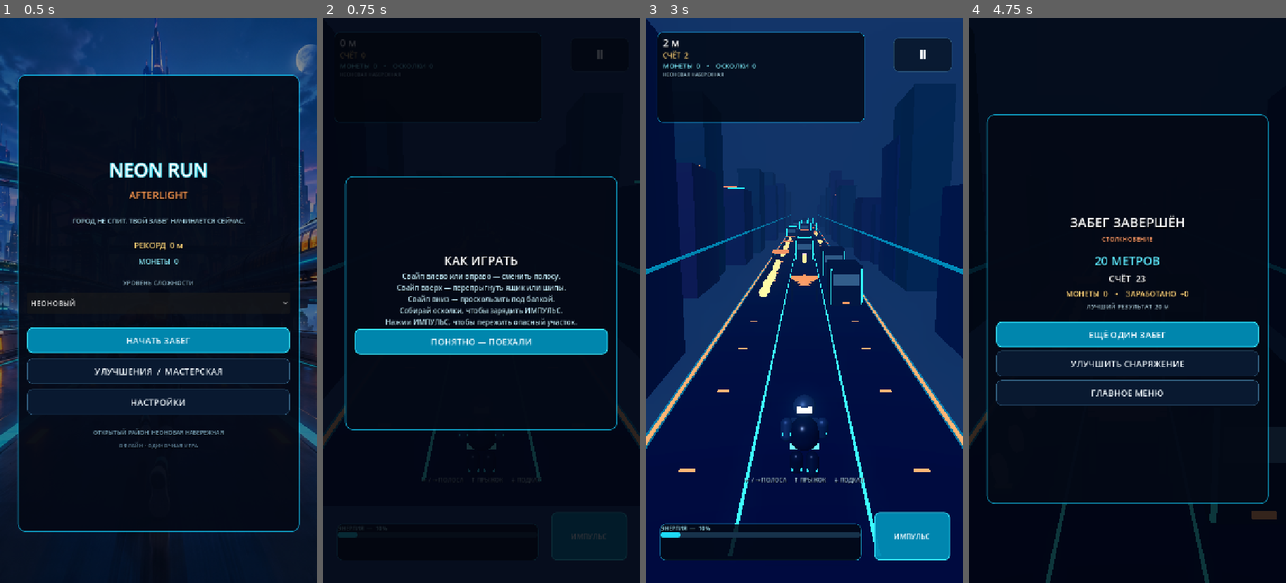
Above: before the commit, frames 1-4 (left to right).
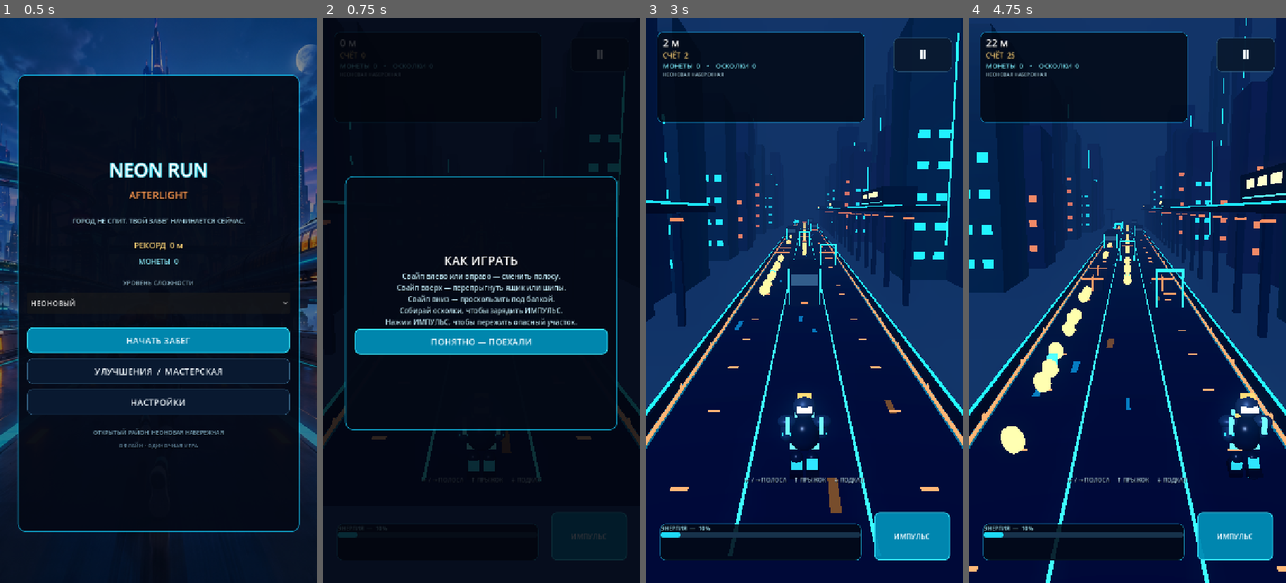
Above: after the commit, the same moments.

Repository: exeteee/neon-run-afterlight
Game: Godot game, scene res://scenes/main.tscn
The game is run twice, just before and just after one commit, with the same random seed, the same clock (stepped at 60 frames per second) and the same inputs.
Inputs (mouse positions are in pixels of both pictures, inside the frame that each line leads up to):
- Up to frame 1 (0.5 s): no input
- Up to frame 2 (0.75 s): click "НАЧАТЬ ЗАБЕГ" at 0.5 s
- Up to frame 3 (3 s): click "Ⅱ" at 1.25 s; click "ИМПУЛЬС" at 2 s; click "ПОНЯТНО — ПОЕХАЛИ" at 2.75 s
- Up to frame 4 (4.75 s): tap Enter at 3.5 s; move the mouse to (1197, 272) at 3.52 s; hold Right 3.53-4.25 s; tap Shift at 3.6 s; click (1197, 272) at 3.67 s; tap Space at 3.77 s; drag from (1064, 328) to (1111, 413) at 4.27 s

Frame 1 is identical in both runs. In frame 2, 0.8% of the frame differs, in the area x 0-100%, y 9-81%; in frame 3, 12%; in frame 4, 79%, in the area x 0-100%, y 0-100%.

Commit message:
Upgrade runner controls and neon-city 3D environment

Diff:
--- a/scripts/main.gd
+++ b/scripts/main.gd
@@ -147,6 +147,30 @@
     _update_hud()
 
 
+func _input(event: InputEvent) -> void:
+    # Read touch gestures before Control nodes can consume them. This makes the
+    # whole game viewport a swipe surface, just like a mobile endless runner.
+    if mode != "running":
+        touch_active = false
+        return
+    if event is InputEventScreenTouch:
+        if event.index != 0:
+            return
+        if event.pressed:
+            touch_start = event.position
+            touch_active = true
+        elif touch_active:
+            var swipe_delta: Vector2 = event.position - touch_start
+            touch_active = false
+            if swipe_delta.length() >= swipe_min_distance:
+                _interpret_swipe(swipe_delta)
+    elif event is InputEventScreenDrag and touch_active:
+        var drag: Vector2 = event.position - touch_start
+        if drag.length() >= swipe_min_distance:
+            touch_active = false
+            _interpret_swipe(drag)
+
+
 func _unhandled_input(event: InputEvent) -> void:
     if event is InputEventKey and event.pressed and not event.echo and event.keycode == KEY_ESCAPE:
         if mode == "running":
@@ -158,19 +182,7 @@
         return
     if mode != "running":
         return
-    if event is InputEventScreenTouch:
-        if event.pressed:
-            touch_start = event.position
-            touch_active = true
-        elif touch_active:
-            touch_active = false
-            _interpret_swipe(event.position - touch_start)
-    elif event is InputEventScreenDrag and touch_active:
-        var drag: Vector2 = event.position - touch_start
-        if drag.length() > swipe_min_distance:
-            _interpret_swipe(drag)
-            touch_start = event.position
-    elif event is InputEventKey and event.pressed and not event.echo:
+    if event is InputEventKey and event.pressed and not event.echo:
         match event.keycode:
             KEY_LEFT, KEY_A:
                 _change_lane(-1)
@@ -203,6 +215,7 @@
     world_root = Node3D.new()
     world_root.name = "World"
     add_child(world_root)
+    _add_city_backdrop()
 
     world_environment = WorldEnvironment.new()
     var environment := Environment.new()
@@ -241,6 +254,28 @@
         segments.append(segment)
 
 
+
+func _add_city_backdrop() -> void:
+    var city_texture: Texture2D = load("res://assets/city_horizon.jpg")
+    if city_texture == null:
+        push_warning("City horizon texture is missing; using the procedural skyline only.")
+        return
+    var backdrop_mesh := QuadMesh.new()
+    backdrop_mesh.size = Vector2(470.0, 132.0)
+    var backdrop := MeshInstance3D.new()
+    backdrop.name = "DistantNeonSkyline"
+    backdrop.mesh = backdrop_mesh
+    backdrop.position = Vector3(0.0, 66.0, -238.0)
+    var backdrop_material := StandardMaterial3D.new()
+    backdrop_material.albedo_texture = city_texture
+    backdrop_material.shading_mode = BaseMaterial3D.SHADING_MODE_UNSHADED
+    backdrop_material.texture_filter = BaseMaterial3D.TEXTURE_FILTER_LINEAR_WITH_MIPMAPS
+    backdrop_material.cull_mode = BaseMaterial3D.CULL_DISABLED
+    backdrop.material_override = backdrop_material
+    backdrop.cast_shadow = GeometryInstance3D.SHADOW_CASTING_SETTING_OFF
+    world_root.add_child(backdrop)
+
+
 func _build_runner() -> void:
     runner_root = Node3D.new()
     runner_root.name = "Courier"
@@ -265,6 +300,12 @@
     _add_box(runner_body, Vector3(0.26, 0.42, 0.28), Vector3(0.0, 1.26, -0.35), orange)
     _add_box(runner_body, Vector3(0.13, 0.5, 0.06), Vector3(0.0, 1.27, -0.51), cyan)
     _add_box(runner_body, Vector3(0.72, 0.09, 0.13), Vector3(0.0, 0.84, 0.0), cyan)
+    for side in [-1.0, 1.0]:
+        var shoulder := _add_sphere(runner_body, 0.19, Vector3(side * 0.42, 1.48, -0.02), armor)
+        shoulder.scale = Vector3(1.20, 0.78, 1.05)
+        _add_box(runner_body, Vector3(0.10, 0.38, 0.16), Vector3(side * 0.40, 1.45, 0.16), cyan)
+        _add_box(runner_body, Vector3(0.08, 0.52, 0.08), Vector3(side * 0.20, 1.30, -0.50), cyan)
+    _add_box(runner_body, Vector3(0.34, 0.12, 0.12), Vector3(0.0, 2.12, 0.02), orange)
 
     left_arm = _build_limb(runner_body, Vector3(-0.43, 1.46, 0.0), 0.14, 0.56, armor)
     right_arm = _build_limb(runner_body, Vector3(0.43, 1.46, 0.0), 0.14, 0.56, armor)
@@ -279,6 +320,12 @@
     _add_capsule(limb, radius, height, Vector3(0.0, -height * 0.30, 0.0), material)
     var glow := _material(Color("#30dff4"), 0.35, 0.2, true, 0.8)
     _add_box(limb, Vector3(radius * 1.65, 0.06, radius * 1.7), Vector3(0.0, -height * 0.46, 0.0), glow)
+    if height > 0.60:
+        var boot_mat := _material(Color("#0a1426"), 0.52, 0.22)
+        var sole_mat := _material(Color("#27e4ff"), 0.18, 0.16, true, 1.15)
+        _add_box(limb, Vector3(0.32, 0.18, 0.42), Vector3(0.0, -height * 0.55, 0.08), boot_mat)
+        _add_box(limb, Vector3(0.31, 0.045, 0.40), Vector3(0.0, -height * 0.66, 0.08), sole_mat)
+        _add_box(limb, Vector3(0.25, 0.28, 0.10), Vector3(0.0, -height * 0.25, 0.13), glow)
     return limb
 
 
@@ -290,7 +337,7 @@
 
     var zone_index := int(floor(maxf(distance_m, 0.0) / ZONE_LENGTH)) % 3
     var palette: Array = ZONE_COLORS[zone_index]
-    var road_mat := _material(palette[0], 0.48, 0.22)
+    var road_mat := _material(palette[0], 0.58, 0.16)
     var rail_mat := _material(palette[1], 0.45, 0.22, true, 0.65)
     var accent_mat := _material(palette[3], 0.28, 0.18, true, 1.65)
     var warm_mat := _material(palette[2], 0.26, 0.22, true, 1.35)
@@ -303,10 +350,32 @@
     _add_box(segment, Vector3(0.10, 0.08, SEGMENT_LENGTH), Vector3(-4.4, 0.22, 0.0), warm_mat)
     _add_box(segment, Vector3(0.10, 0.08, SEGMENT_LENGTH), Vector3(4.4, 0.22, 0.0), warm_mat)
 
-    for stripe_index in range(4):
-        var stripe_z := -8.2 + float(stripe_index) * 5.4
+    for stripe_index in range(5):
+        var stripe_z := -8.8 + float(stripe_index) * 4.4
         _add_box(segment, Vector3(0.42, 0.035, 0.11), Vector3(-3.0, -0.02, stripe_z), warm_mat)
         _add_box(segment, Vector3(0.42, 0.035, 0.11), Vector3(3.0, -0.02, stripe_z), warm_mat)
+
+    # Reflective road streaks imitate wet neon asphalt without expensive
+    # real-time reflections on entry-level Android GPUs.
+    var wet_cyan := _material(Color("#1aa8d2"), 0.34, 0.12, true, 0.32)
+    var wet_amber := _material(Color("#b66a28"), 0.28, 0.14, true, 0.28)
+    for puddle_index in range(5):
+        var puddle_x: float = rng.randf_range(-3.85, 3.85)
+        var puddle_z: float = rng.randf_range(-9.0, 9.0)
+        var puddle_width: float = rng.randf_range(0.10, 0.34)
+        var puddle_length: float = rng.randf_range(0.65, 2.25)
+        var puddle_material: Material = wet_cyan if puddle_index % 2 == 0 else wet_amber
+        var puddle := _add_box(segment, Vector3(puddle_width, 0.012, puddle_length), Vector3(puddle_x, -0.030, puddle_z), puddle_material)
+        puddle.cast_shadow = GeometryInstance3D.SHADOW_CASTING_SETTING_OFF
+
+    var barrier_mat := _material(Color("#111d34"), 0.52, 0.30)
+    var barrier_glow := _material(palette[3], 0.20, 0.18, true, 1.05)
+    for side in [-1.0, 1.0]:
+        _add_box(segment, Vector3(0.24, 0.68, SEGMENT_LENGTH), Vector3(side * 4.66, 0.28, 0.0), barrier_mat)
+        _add_box(segment, Vector3(0.08, 0.08, SEGMENT_LENGTH), Vector3(side * 4.66, 0.67, 0.0), barrier_glow)
+        for post_index in range(4):
+            var post_z: float = -8.2 + float(post_index) * 5.45
+            _add_box(segment, Vector3(0.32, 0.18, 0.24), Vector3(side * 4.66, 0.16, post_z), warm_mat)
 
     _add_city_decor(segment, zone_index, palette)
     if not safe_start:
@@ -315,31 +384,123 @@
 
 
 func _add_city_decor(segment: Node3D, zone_index: int, palette: Array) -> void:
-    var building_colors := [Color("#172c55"), Color("#20254e"), Color("#123e50"), Color("#2a2650")]
+    var building_colors: Array[Color] = [
+        Color("#101c3b"), Color("#17264a"), Color("#123a4c"), Color("#24224d"),
+        Color("#132d55"), Color("#1b3152")
+    ]
     for side in [-1.0, 1.0]:
-        for b in range(2):
-            var height := rng.randf_range(7.0, 17.0) * (1.12 if zone_index == 2 else 1.0)
-            var width := rng.randf_range(2.4, 3.5)
-            var depth := rng.randf_range(7.0, 10.0)
-            var x: float = float(side) * rng.randf_range(7.2, 10.5)
-            var z := rng.randf_range(-8.0, 8.0)
-            var base := _material(building_colors[rng.randi_range(0, building_colors.size() - 1)], 0.35, 0.32)
+        for building_index in range(2):
+            var height: float = rng.randf_range(15.0, 28.0) * (1.18 if zone_index == 2 else 1.0)
+            var width: float = rng.randf_range(3.4, 5.2)
+            var depth: float = rng.randf_range(7.5, 10.5)
+            var x: float = float(side) * rng.randf_range(11.2, 16.8)
+            var z: float = rng.randf_range(-8.5, 8.5)
+            var building_color: Color = building_colors[rng.randi_range(0, building_colors.size() - 1)]
+            var base := _material(building_color, 0.48, 0.32)
             var tower := _add_box(segment, Vector3(width, height, depth), Vector3(x, height * 0.5 - 0.1, z), base)
             tower.cast_shadow = GeometryInstance3D.SHADOW_CASTING_SETTING_OFF
-            var glow_color: Color = palette[3] if b == 0 else palette[2]
-            var window_mat := _material(glow_color, 0.25, 0.18, true, 1.2)
-            for floor_index in range(2, int(height / 2.4)):
-                if rng.randf() < 0.65:
-                    var wy := float(floor_index) * 2.0
-                    _add_box(segment, Vector3(width * 0.56, 0.10, 0.06), Vector3(x, wy, z - depth * 0.51 - 0.035), window_mat)
-            var roof_bar := _add_box(segment, Vector3(width * 0.72, 0.12, 0.12), Vector3(x, height + 0.1, z), window_mat)
-            roof_bar.cast_shadow = GeometryInstance3D.SHADOW_CASTING_SETTING_OFF
-
-    var overhead_mat := _material(palette[1], 0.32, 0.25, true, 0.8)
-    _add_box(segment, Vector3(0.12, 0.12, SEGMENT_LENGTH), Vector3(-5.5, 4.4, 0.0), overhead_mat)
-    _add_box(segment, Vector3(0.12, 0.12, SEGMENT_LENGTH), Vector3(5.5, 4.4, 0.0), overhead_mat)
-    if rng.randf() < 0.40:
-        _add_box(segment, Vector3(11.0, 0.10, 0.10), Vector3(0.0, 4.35, -rng.randf_range(-6.0, 6.0)), overhead_mat)
+
+            var glow_color: Color = palette[3] if building_index == 0 else palette[2]
+            var window_mat := _material(glow_color, 0.18, 0.20, true, 1.05)
+            var window_rows: int = clampi(int(height / 4.0), 3, 6)
+            # The front face is +Z because the runner camera looks down -Z.
+            for row_index in range(window_rows):
+                var window_y: float = 2.2 + float(row_index) * 2.75
+                for column_index in range(2):
+                    var window_x: float = x + (float(column_index) - 0.5) * width * 0.40
+                    var window := _add_box(
+                        segment,
+                        Vector3(width * 0.22, 0.72, 0.055),
+                        Vector3(window_x, window_y, z + depth * 0.5 + 0.045),
+                        window_mat
+                    )
+                    window.cast_shadow = GeometryInstance3D.SHADOW_CASTING_SETTING_OFF
+
+            var spine := _add_box(
+                segment,
+                Vector3(0.16, height * 0.78, 0.10),
+                Vector3(x + float(side) * width * 0.34, height * 0.53, z + depth * 0.5 + 0.06),
+                _material(palette[3], 0.18, 0.16, true, 1.3)
+            )
+            spine.cast_shadow = GeometryInstance3D.SHADOW_CASTING_SETTING_OFF
+
+            var crown := _add_box(
+                segment,
+                Vector3(width * 0.46, 0.15, 0.18),
+                Vector3(x, height + 0.05, z),
+                _material(palette[2], 0.18, 0.18, true, 1.15)
+            )
+            crown.cast_shadow = GeometryInstance3D.SHADOW_CASTING_SETTING_OFF
+
+        # A few distant spires add depth behind the street-level buildings.
+        if rng.randf() < 0.62:
+            var spire_height: float = rng.randf_range(32.0, 48.0)
+            var spire_x: float = float(side) * rng.randf_range(18.5, 24.0)
+            var spire_z: float = rng.randf_range(-8.0, 8.0)
+            var spire := _add_box(
+                segment,
+                Vector3(rng.randf_range(2.0, 3.0), spire_height, 4.2),
+                Vector3(spire_x, spire_height * 0.5, spire_z),
+                _material(building_colors[rng.randi_range(0, building_colors.size() - 1)], 0.48, 0.28)
+            )
+            spire.cast_shadow = GeometryInstance3D.SHADOW_CASTING_SETTING_OFF
+            var spire_light := _add_box(
+                segment,
+                Vector3(0.10, spire_height * 0.82, 0.08),
+                Vector3(spire_x, spire_height * 0.52, spire_z + 2.14),
+                _material(palette[3], 0.15, 0.16, true, 1.25)
+            )
+            spire_light.cast_shadow = GeometryInstance3D.SHADOW_CASTING_SETTING_OFF
+
+    _add_monorail(segment, zone_index, palette)
+
+
+func _add_monorail(segment: Node3D, zone_index: int, palette: Array) -> void:
+    var rail_side: float = 1.0 if rng.randf() < 0.72 else -1.0
+    var rail_x: float = rail_side * 7.25
+    var support_mat := _material(Color("#101b32"), 0.62, 0.28)
+    var rail_mat := _material(palette[3], 0.30, 0.18, true, 0.95)
+    _add_box(segment, Vector3(3.25, 0.36, SEGMENT_LENGTH + 0.6), Vector3(rail_x, 6.55, 0.0), support_mat)
+    _add_box(segment, Vector3(0.14, 0.16, SEGMENT_LENGTH), Vector3(rail_x - 1.22, 6.78, 0.0), rail_mat)
+    _add_box(segment, Vector3(0.14, 0.16, SEGMENT_LENGTH), Vector3(rail_x + 1.22, 6.78, 0.0), rail_mat)
+
+    var pylon_mat := _material(Color("#182947"), 0.56, 0.30)
+    var pylon_light := _material(palette[2], 0.18, 0.20, true, 1.0)
+    for post_index in range(3):
+        var post_z: float = -8.0 + float(post_index) * 8.0
+        var pylon := _add_box(segment, Vector3(0.42, 6.45, 0.48), Vector3(rail_x, 3.05, post_z), pylon_mat)
+        pylon.cast_shadow = GeometryInstance3D.SHADOW_CASTING_SETTING_OFF
+        _add_box(segment, Vector3(0.62, 0.16, 0.62), Vector3(rail_x, 5.95, post_z), pylon_light)
+
+    if rng.randf() < (0.30 if zone_index == 0 else 0.23):
+        _add_monorail_train(segment, rail_x, palette)
+
+
+func _add_monorail_train(segment: Node3D, rail_x: float, palette: Array) -> void:
+    var train := Node3D.new()
+    train.name = "PassingSkylineTrain"
+    train.position = Vector3(rail_x, 7.55, -2.2)
+    segment.add_child(train)
+
+    var body_mat := _material(Color("#152b46"), 0.72, 0.20)
+    var window_mat := _material(Color("#ffbd69"), 0.25, 0.16, true, 1.65)
+    var cyan_mat := _material(Color("#27e4ff"), 0.20, 0.12, true, 1.9)
+    var front_glass := _material(Color("#77eaff"), 0.30, 0.12, true, 1.25)
+    var body := _add_box(train, Vector3(2.56, 1.42, 13.8), Vector3(0.0, 0.0, 0.0), body_mat)
+    body.cast_shadow = GeometryInstance3D.SHADOW_CASTING_SETTING_OFF
+
+    var nose := _add_sphere(train, 1.0, Vector3(0.0, -0.02, -6.55), body_mat)
+    nose.scale = Vector3(1.25, 0.78, 1.55)
+    nose.cast_shadow = GeometryInstance3D.SHADOW_CASTING_SETTING_OFF
+    _add_box(train, Vector3(1.54, 0.50, 0.08), Vector3(0.0, 0.28, -7.18), front_glass)
+
+    for window_index in range(5):
+        var window_z: float = -4.7 + float(window_index) * 2.0
+        for side in [-1.0, 1.0]:
+            _add_box(train, Vector3(0.06, 0.42, 1.35), Vector3(side * 1.29, 0.20, window_z), window_mat)
+            _add_box(train, Vector3(0.07, 0.08, 12.3), Vector3(side * 1.31, -0.46, 0.0), cyan_mat)
+    _add_box(train, Vector3(0.62, 0.12, 0.08), Vector3(-0.75, -0.30, -7.23), cyan_mat)
+    _add_box(train, Vector3(0.62, 0.12, 0.08), Vector3(0.75, -0.30, -7.23), cyan_mat)
 
 
 func _populate_segment(segment: Node3D, palette: Array) -> void:
